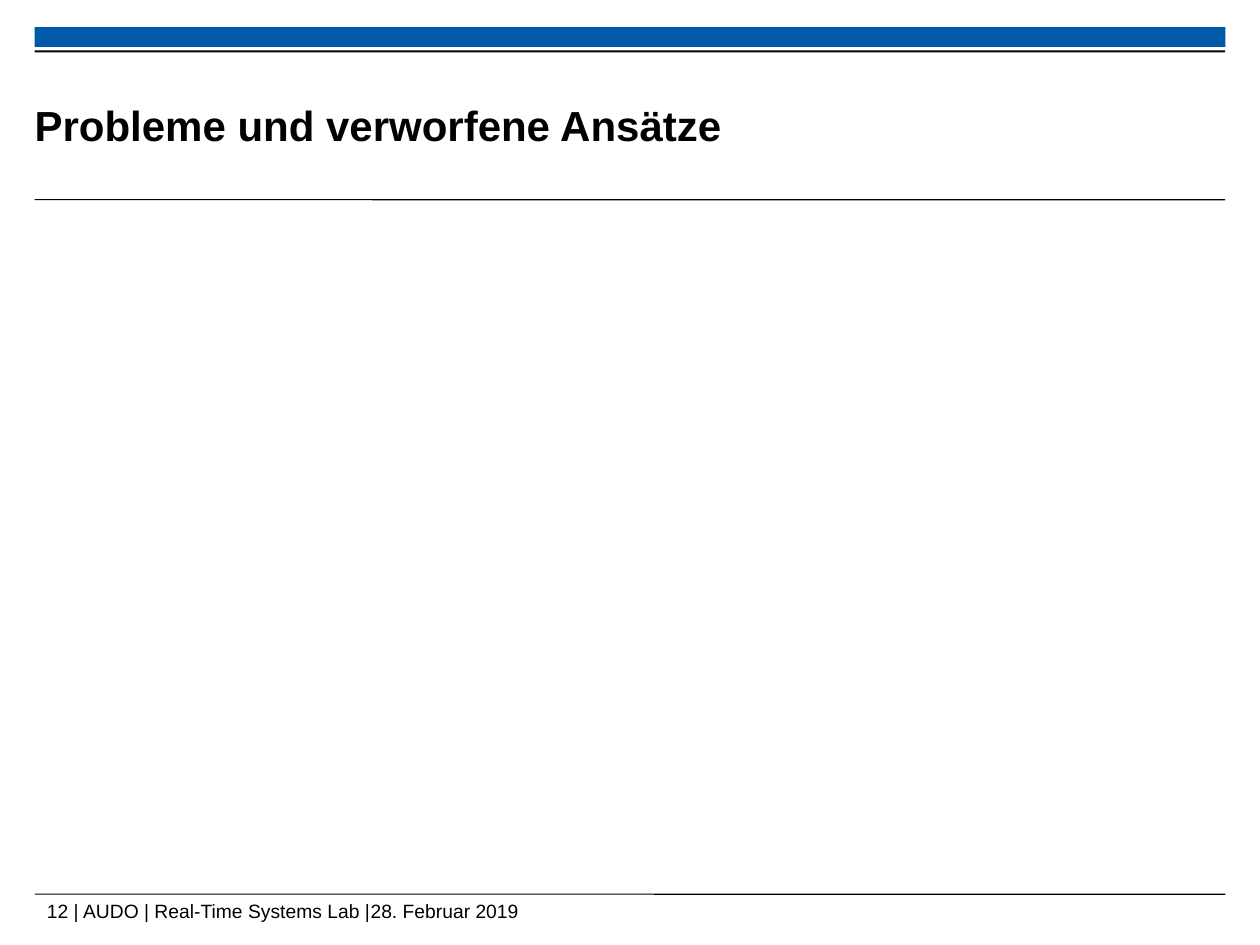
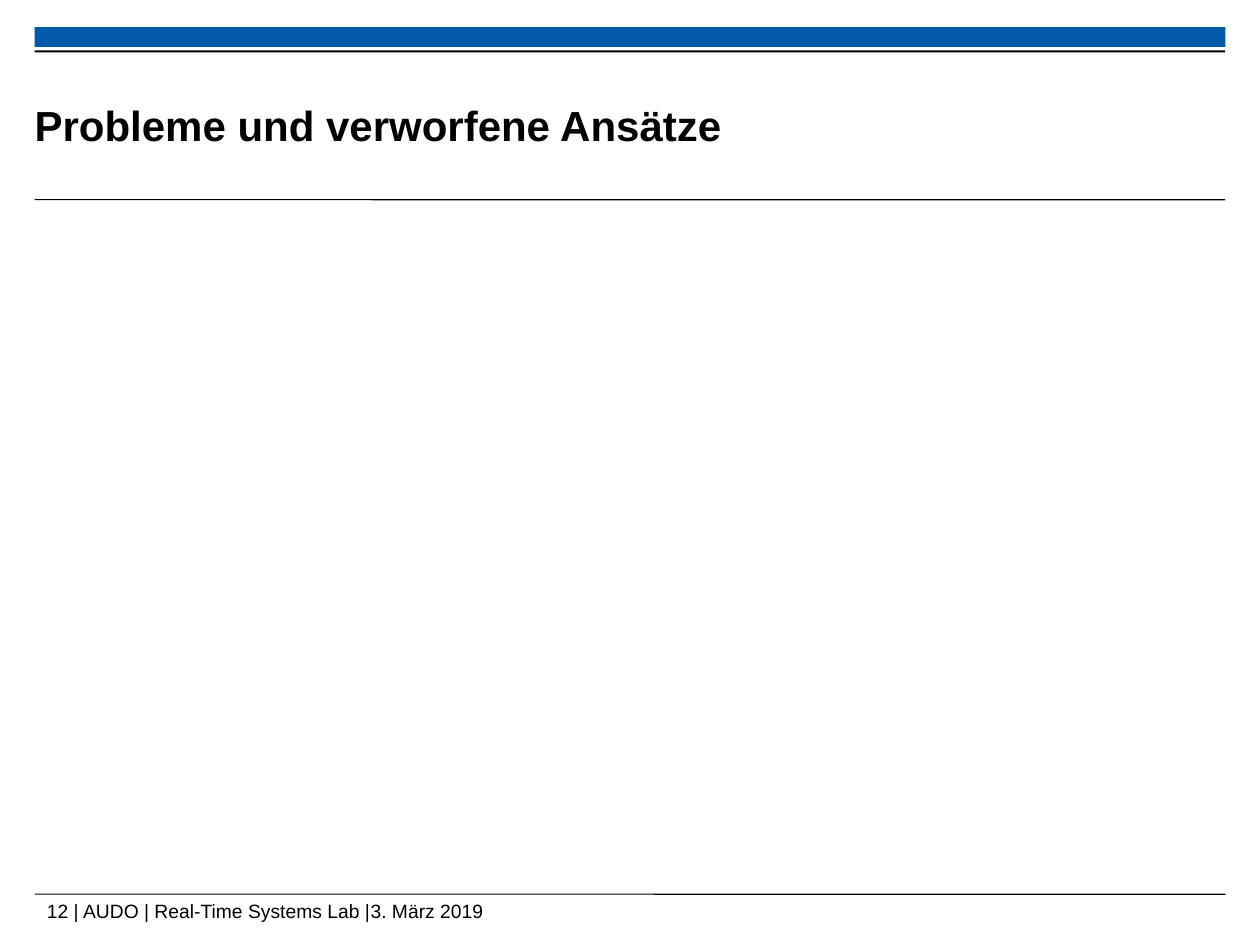
Before and after one commit to ramona3300/AUDO, a slide deck: slide 12 of Dokumente/Präsentationen/Abschlusspräsentation.pptx. Drawn at 1260x945 pixels with LibreOffice and Linux fonts; fonts in the diff are those of the drawing; background and template pictures are left out. Boxes give left, top, right and bottom in pixels: in the first picture for what was removed or moved away, otherwise in the second. Text is boxed around its words. In the diff, an @@ line names an element or a change of style, - is before the commit and + after.

```diff
--- a/Dokumente/Präsentationen/Abschlusspräsentation.pptx
+++ b/Dokumente/Präsentationen/Abschlusspräsentation.pptx
@@ text at bbox=[47, 904, 483, 922]: text changed @@
-12 | AUDO | Real-Time Systems Lab |28. Februar 2019
+12 | AUDO | Real-Time Systems Lab |3. März 2019
```
Also in this commit, not shown: 12 other slides changed.
